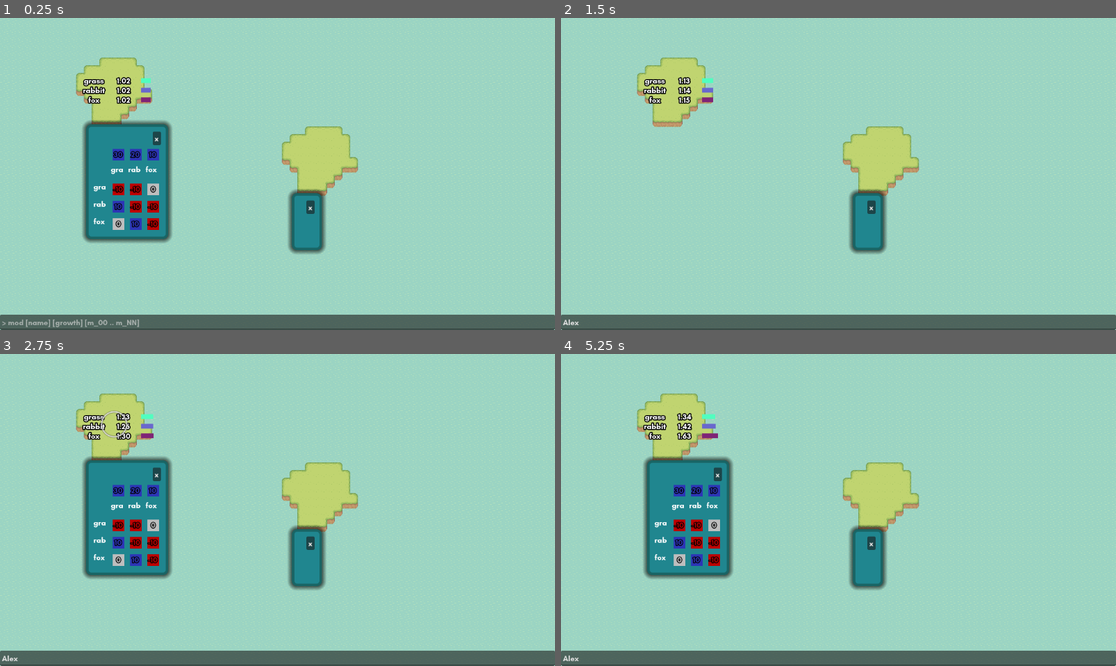
Above: before the commit, frames 1-4 (two rows, left to right).
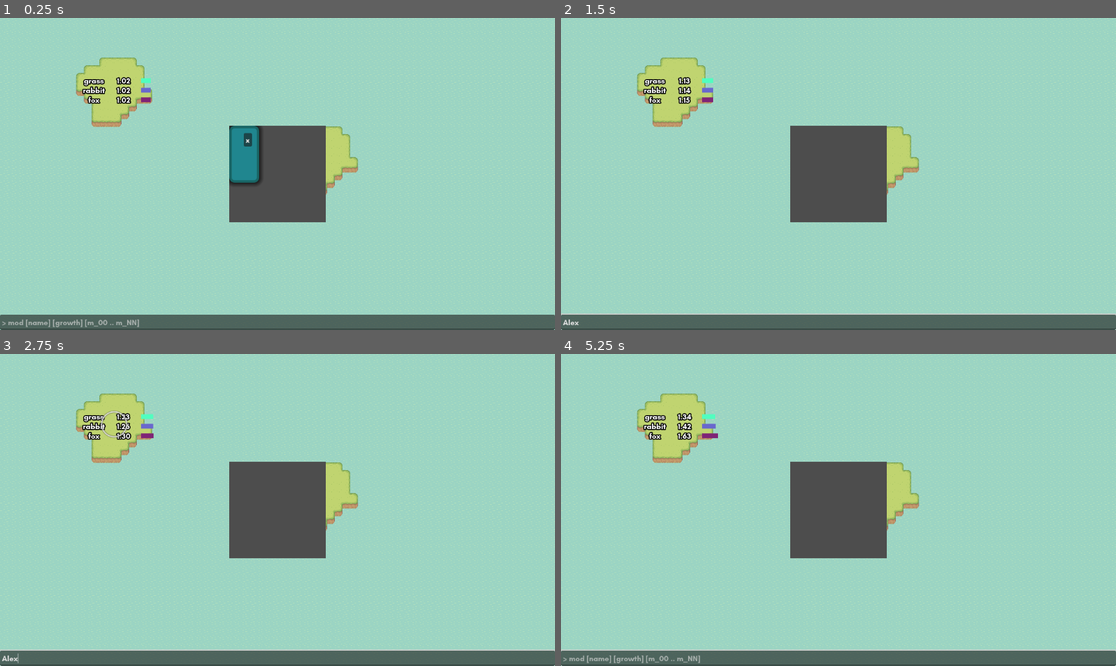
Above: after the commit, the same moments.

Repository: quimnuss/eco
Game: Godot game, scene res://scenes/world.tscn
The game is run twice, just before and just after one commit, with the same random seed, the same clock (stepped at 60 frames per second) and the same inputs.
Inputs (mouse positions are in pixels of both pictures, inside the frame that each line leads up to):
- Up to frame 1 (0.25 s): no input
- Up to frame 2 (1.5 s): click (838, 323) at 0.52 s; type "Alex" at 0.6 s; click "x" at 1.25 s
- Up to frame 3 (2.75 s): tap Enter at 2 s; move the mouse to (116, 425) at 2.02 s; hold Up (ui_up) from 2.03 s (still down); click (116, 425) at 2.17 s
- Up to frame 4 (5.25 s): tap Space at 2.75 s; move the mouse to (677, 491) at 2.77 s; release Up (ui_up) at 2.78 s; hold Down (ui_down) 2.78-3.53 s; click (677, 491) at 2.92 s; move the mouse to (694, 491) at 3.52 s; hold Up (ui_up) 3.53-5.03 s; click (694, 491) at 3.67 s; move the mouse to (716, 491) at 4.27 s; click (716, 491) at 4.42 s; tap Enter at 5 s; move the mouse to (677, 525) at 5.02 s; hold Down (ui_down) from 5.03 s (still down); click (677, 525) at 5.17 s

The runs differ from the first frame. In frame 1, 12% of the frame differs, in the area x 14-59%, y 32-76%; in frame 2, 6.5%; in frame 3, 13%; in frame 4, 13%, in the area x 0-100%, y 32-100%.

Commit message:
new: popup test for ui

Diff:
--- a/actors/island.gd
+++ b/actors/island.gd
@@ -9,7 +9,7 @@
 
 @onready var glv : GLV = $GLV
 @onready var pops = $Pops
-@onready var species_grid = $SpeciesGrid
+@onready var species_grid = %SpeciesGrid
 
 signal island_selected(island_id : int)
 
--- a/actors/island.tscn
+++ b/actors/island.tscn
@@ -40,16 +40,6 @@
 position = Vector2(-80, -16)
 script = ExtResource("4_q8gvr")
 
-[node name="SpeciesGrid" parent="." instance=ExtResource("6_e82f1")]
-anchors_preset = 2
-anchor_top = 1.0
-anchor_bottom = 1.0
-offset_left = -48.0
-offset_top = 85.0
-offset_right = -48.0
-offset_bottom = 85.0
-grow_vertical = 0
-
 [node name="Highlight" type="Polygon2D" parent="."]
 visible = false
 texture = SubResource("GradientTexture2D_k4nnm")
@@ -62,9 +52,22 @@
 [node name="CollisionShape2D" type="CollisionShape2D" parent="Area2D"]
 shape = SubResource("RectangleShape2D_8wx60")
 
+[node name="Window" type="Window" parent="."]
+initial_position = 2
+size = Vector2i(200, 200)
+borderless = true
+popup_window = true
+
+[node name="SpeciesGrid" parent="Window" instance=ExtResource("6_e82f1")]
+unique_name_in_owner = true
+offset_left = 10.0
+offset_top = 10.0
+offset_right = 10.0
+offset_bottom = 10.0
+
 [connection signal="densities_update" from="GLV" to="Pops" method="_on_glv_densities_update"]
 [connection signal="num_species_changed" from="GLV" to="Pops" method="_on_glv_num_species_changed"]
-[connection signal="species_changed" from="GLV" to="SpeciesGrid" method="_on_glv_species_changed"]
-[connection signal="change_growth" from="SpeciesGrid" to="GLV" method="change_growth"]
-[connection signal="change_mutuality" from="SpeciesGrid" to="GLV" method="change_mutuality"]
+[connection signal="species_changed" from="GLV" to="Window/SpeciesGrid" method="_on_glv_species_changed"]
 [connection signal="island_clicked" from="Area2D" to="." method="_on_area_2d_island_clicked"]
+[connection signal="change_growth" from="Window/SpeciesGrid" to="GLV" method="change_growth"]
+[connection signal="change_mutuality" from="Window/SpeciesGrid" to="GLV" method="change_mutuality"]
--- a/data/3_sample_0.tres
+++ b/data/3_sample_0.tres
@@ -1,4 +1,4 @@
-[gd_resource type="Resource" script_class="GLVSample" load_steps=2 format=3 uid="uid://civar63veinm5"]
+[gd_resource type="Resource" script_class="GLVSample" load_steps=2 format=3]
 
 [ext_resource type="Script" path="res://actors/glv_sample.gd" id="1_12wmr"]
 
--- a/ui/species_grid.gd
+++ b/ui/species_grid.gd
@@ -1,7 +1,6 @@
 extends Control
 @onready var grid_container : GridContainer = $PanelContainer/VBoxContainer/GridContainer
 @onready var growths : HBoxContainer = $PanelContainer/VBoxContainer/Growths
-@export var square : Control
 
 @export var num_species : int = 3
 
